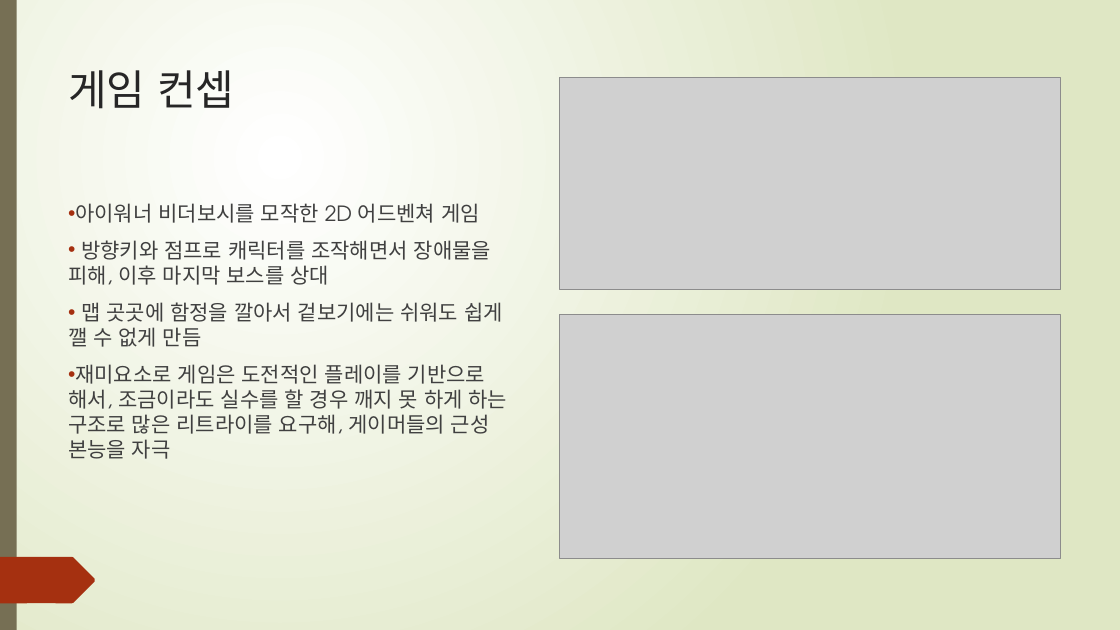
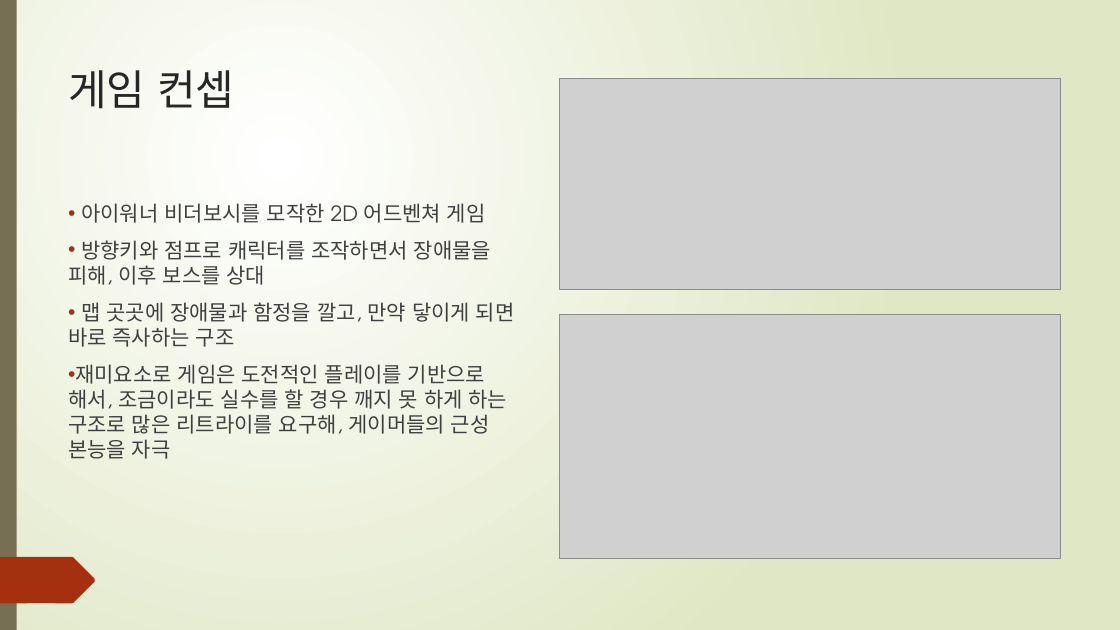
Before and after one commit to Theredhawksings/2DGAMEMAKE, a slide deck: slide 2 of 2DGP 1차 발표.pptx. Drawn at 1120x630 pixels with LibreOffice and Linux fonts; fonts in the diff are those of the drawing; grey boxes stand for pictures. Boxes give left, top, right and bottom in pixels: in the first picture for what was removed or moved away, otherwise in the second. Text is boxed around its words. In the diff, an @@ line names an element or a change of style, - is before the commit and + after.

```diff
--- a/2DGP 1차 발표.pptx
+++ b/2DGP 1차 발표.pptx
@@ subtitle at [68, 240, 515, 347]: text changed @@
-• 방향키와 점프로 캐릭터를 조작해면서 장애물을 피해, 이후 마지막 보스를 상대
-• 맵 곳곳에 함정을 깔아서 겉보기에는 쉬워도 쉽게 깰 수 없게 만듬
+• 방향키와 점프로 캐릭터를 조작하면서 장애물을 피해, 이후 보스를 상대
+• 맵 곳곳에 장애물과 함정을 깔고, 만약 닿이게 되면 바로 즉사하는 구조
```
Also in this commit, not shown: 3 other slides changed.
